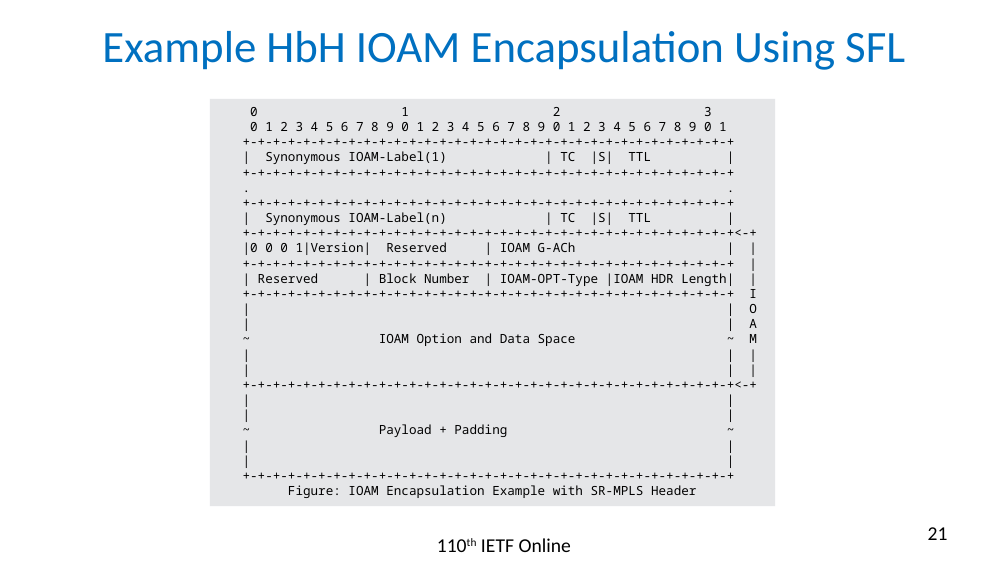
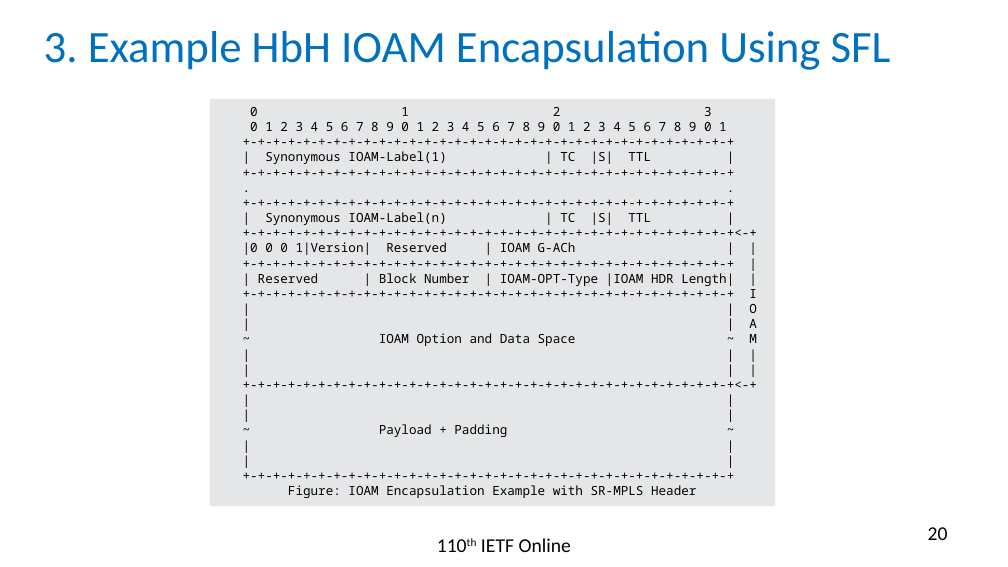
Before and after one commit to rakgandhi/ietf-slides, a slide deck: slide 20 of draft-gandhi-mpls-ioam-sr-05.pptx (slide 21 before the commit). Drawn at 1008x567 pixels with LibreOffice and Linux fonts; fonts in the diff are those of the drawing. Boxes give left, top, right and bottom in pixels: in the first picture for what was removed or moved away, otherwise in the second. Text is boxed around its words. In the diff, an @@ line names an element or a change of style, - is before the commit and + after.

```diff
--- a/draft-gandhi-mpls-ioam-sr-05.pptx
+++ b/draft-gandhi-mpls-ioam-sr-05.pptx
@@ title at box(44, 31, 891, 70): text changed @@
-Example HbH IOAM Encapsulation Using SFL
+3. Example HbH IOAM Encapsulation Using SFL
@@ page number at box(928, 527, 948, 540): text changed @@
-21
+20
```
Also in this commit, not shown: 5 other slides changed, 1 other file.
